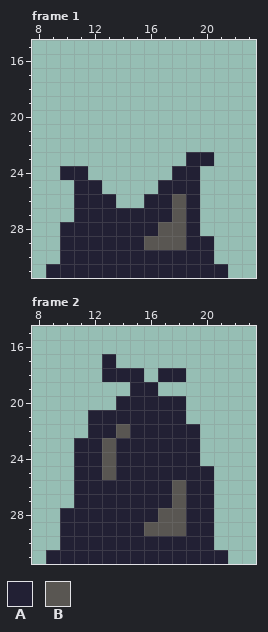
A pixel-art file gets an edit: assets/muellhalde.aseprite. The picture above was drawn from the file before the commit.
32x32 pixels, 4 frames. Shown: frame 1: x 8..23, y 15..31; frame 2: x 8..23, y 15..31. The commit also changed other frames, which this record leaves out.
Visible layers, top first: "Layer 3", "Layer 1", "Layer 2", "viel".
Palette (. is transparent): A #222034  B #595652
Pixels before, frame 1, first column x 9:
23 ..........AA.
24 .AA......AA..
25 ..AA....AAA..
26 ..AAA..AABA..
27 ..AAAAAAABA..
28 .AAAAAAABBA..
29 .AAAAAABBBAA.
30 .AAAAAAAAAAA.
31 AAAAAAAAAAAAA
Pixels before, frame 2, first column x 9:
17 ....A........
18 ....AAA.AA...
19 ......AA.....
20 .....AAAAA...
21 ...AAAAAAA...
22 ...AABAAAAA..
23 ..AABAAAAAA..
24 ..AABAAAAAA..
25 ..AABAAAAAAA.
26 ..AAAAAAABAA.
27 ..AAAAAAABAA.
28 .AAAAAAABBAA.
29 .AAAAAABBBAA.
30 .AAAAAAAAAAA.
31 AAAAAAAAAAAAA
And afterwards:
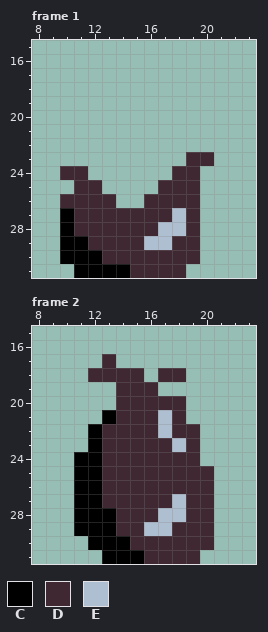
Colours new in this view: C #000000  D #3f2832  E #afbfd2
The exact change:
Changed rows in their new state; - is an unchanged pixel.
Frame 1, layer "Layer 3":
first column x 9:
23 ----------DD-
24 -DD------DD--
25 --DD----DDD--
26 -DDDD--DDDD--
27 -CDDDDDDDED--
28 -CDDDDDDEED--
29 -CCDDDDEEDD.-
30 -CCCDDDDDDD.-
31 ..CCCCDDDD...
Frame 2, layer "Layer 1":
first column x 9:
17 ----D--------
18 ---DDDD-DD---
19 -----DDD-----
20 -----DDDDD---
21 ---.CDDDED---
22 ---CDDDDEDD--
23 --.CDDDDDED--
24 --CCDDDDDDD--
25 --CCDDDDDDDD-
26 --CCDDDDDDDD-
27 --CCDDDDDEDD-
28 -.CCCDDDEEDD-
29 -.CCCDDEEDDD-
30 -..CCCDDDDDD-
31 ....CCCDDDD..
Where, in picture pixels (left, top, right, bottom), the same in both pictures:
changed: (46, 152, 228, 278)
changed: (46, 354, 228, 564)
